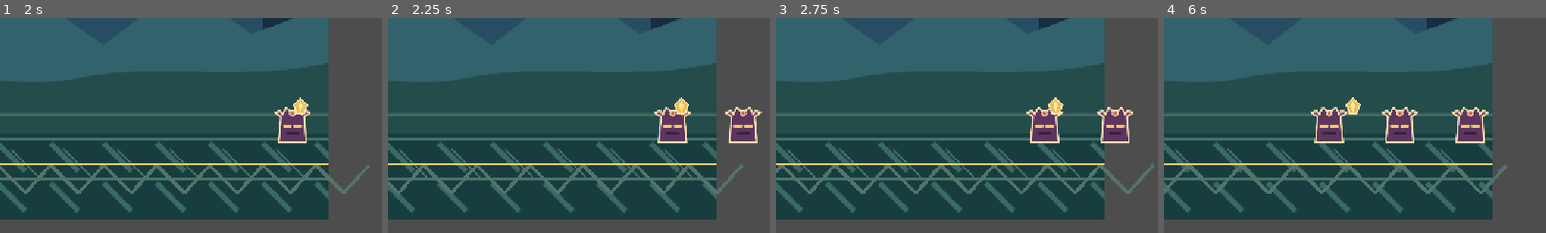
Above: before the commit, frames 1-4 (left to right).
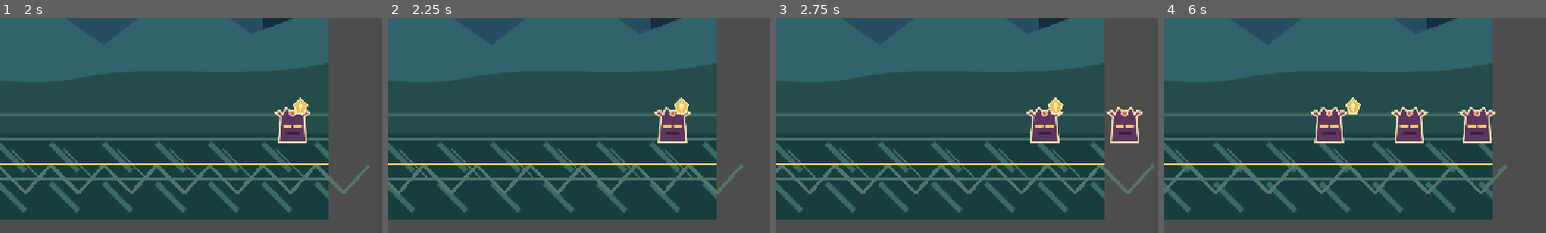
Above: after the commit, the same moments.

Repository: GhabrielMolina/elemental-idle-runner
Game: Godot game, scene res://scenes/Main.tscn
Same seed, same stepped clock (60 frames per second), same inputs: the game is played once before the commit and once after it.
Inputs:
- Up to frame 1 (2 s): click "* 1 Fogo" at 0.5 s; click "2 Agua" at 1.25 s
- Up to frame 2 (2.25 s): click "1 Fogo" at 2 s
- Up to frame 3 (2.75 s): no input
- Up to frame 4 (6 s): click "3 Terra" at 2.75 s; click "* 3 Terra" at 3.5 s; click "4 Ar" at 4.25 s; click "* 4 Ar" at 5 s; click "1 Fogo" at 5.75 s
The pictures show only the part of the screen within x 40-90%, y 36-86%; the shares and areas given below are measured in that part.

Frame 1 is identical in both runs. In frame 2, 0.6% of the frame differs, in the area x 88-98%, y 41-59%; in frame 3, 0.8%; in frame 4, 2.2%, in the area x 57-87%, y 41-59%.

Commit message:
feat: add spawn with controlled randomness

Diff:
--- a/scripts/main.gd
+++ b/scripts/main.gd
@@ -7,7 +7,11 @@
 
 @onready var player: Node2D = $Player
 
+@export var min_spawn_interval: float = 1.8
+@export var max_spawn_interval: float = 2.6
+
 var enemy_timer := 0.0
+var spawn_rng: RandomNumberGenerator = RandomNumberGenerator.new()
 var essence_timer := 0.0
 var belt_offset := 0.0
 var bonus_timer := 0.0
@@ -30,6 +34,7 @@
 var element_buttons: Array[Button] = []
 
 func _ready() -> void:
+	spawn_rng.randomize()
 	build_hud()
 	debug_panel = DEBUG_SCENE.instantiate()
 	add_child(debug_panel)
@@ -53,7 +58,7 @@
 		update_hud()
 	if enemy_timer <= 0.0:
 		spawn_enemy()
-		enemy_timer = 2.2
+		enemy_timer = get_next_spawn_interval()
 	if essence_timer <= 0.0:
 		spawn_essence()
 		essence_timer = 6.0
@@ -88,6 +93,11 @@
 	enemy.add_to_group("runtime_entity")
 	enemy.add_to_group("enemies")
 	enemy.defeated.connect(_on_enemy_defeated)
+
+func get_next_spawn_interval() -> float:
+	var safe_minimum: float = maxf(min_spawn_interval, 0.01)
+	var safe_maximum: float = maxf(max_spawn_interval, safe_minimum)
+	return spawn_rng.randf_range(safe_minimum, safe_maximum)
 
 func debug_spawn_enemy() -> void:
 	if not game_over:
@@ -186,7 +196,7 @@
 	defeated_count = 0
 	essence_count = 0
 	bonus_timer = 0.0
-	enemy_timer = 1.0
+	enemy_timer = get_next_spawn_interval()
 	essence_timer = 3.0
 	game_over = false
 	defeat_overlay.visible = false
